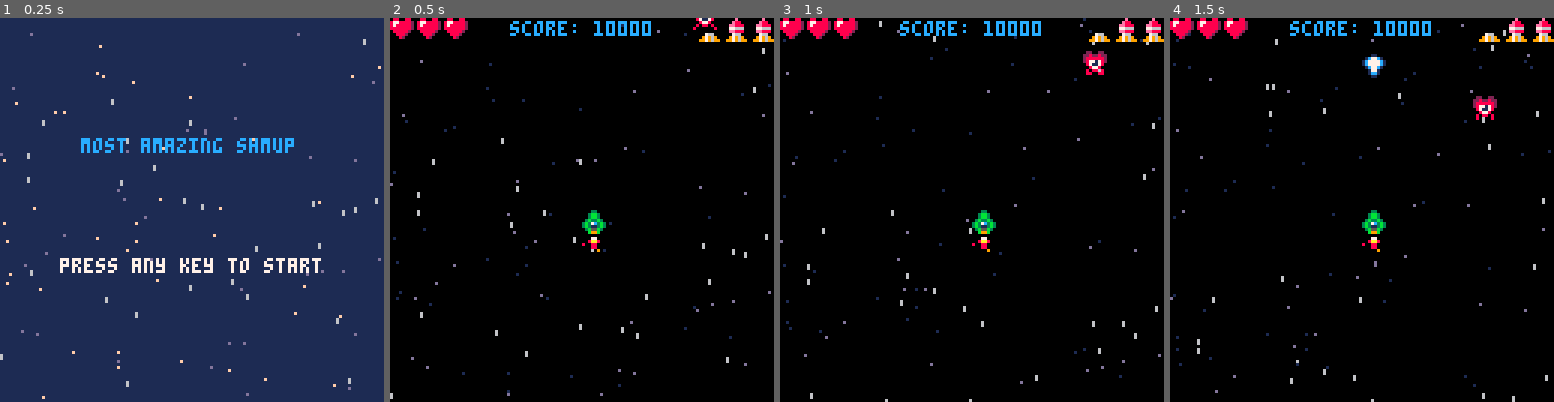
Above: before the commit, frames 1-4 (left to right).
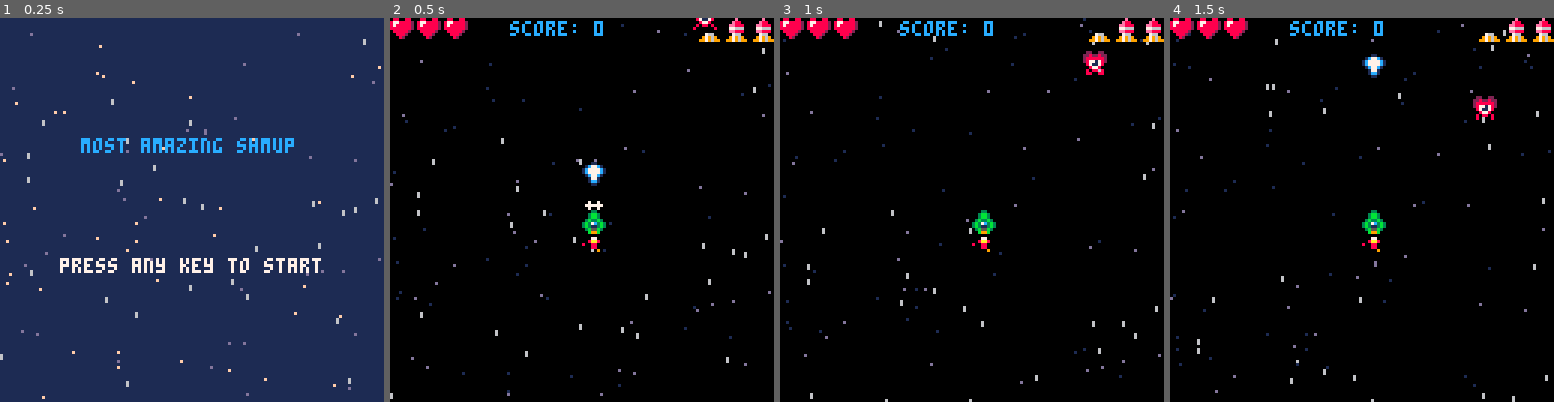
Above: after the commit, the same moments.

Repository: joaquimgamero/pico8-shmup
Game: PICO-8 cartridge shmup.p8
Same seed, same stepped clock (60 frames per second), same inputs: the game is played once before the commit and once after it.
Inputs:
- Up to frame 1 (0.25 s): no input
- Up to frame 2 (0.5 s): tap X (X key) at 0.33 s
- Up to frame 3 (1 s): tap O (Z key) at 0.7 s
- Up to frame 4 (1.5 s): tap X (X key) at 1.07 s

Frame 1 is identical in both runs. In frame 2, 0.7% of the frame differs, in the area x 50-68%, y 0-50%; in frame 3, 0.4%; in frame 4, 0.4%.

Commit message:
chore: shoot bullets consistently

Diff:
--- a/shmup.p8
+++ b/shmup.p8
@@ -75,13 +75,13 @@
  bullets = {}
  muzzle = 0
  invul=0
+ bullet_t=0
 
  enemies = {}
-
  spawn_enemy()
 
  -- counters
- score = 10000
+ score = 0
  lives = 3
  bombs = 2
 end
@@ -136,6 +136,7 @@
 		  del(bullets,bul)
 		  sfx(2)
 		  spawn_enemy()
+		  score+=10
 		 end
 		end
  end
@@ -330,16 +331,20 @@
   end
 
  -- shoot bullet
- if btnp(5) then
-  local new_bullet = {
-   x = ship.x,
-   y = ship.y,
-   spr_id = bullet_spr,
-  }
-  add(bullets,new_bullet)
-  sfx(0)
-  muzzle = 5
- end
+ if btn(5) then
+	 if bullet_t<=0 then
+	  local new_bullet = {
+	   x = ship.x,
+	   y = ship.y,
+	   spr_id = bullet_spr,
+	  }
+	  add(bullets,new_bullet)
+	  sfx(0)
+	  muzzle = 5
+	  bullet_t = 4
+  end
+ end
+ bullet_t-=1
 
  ship.x += ship.x_speed
  ship.y += ship.y_speed
